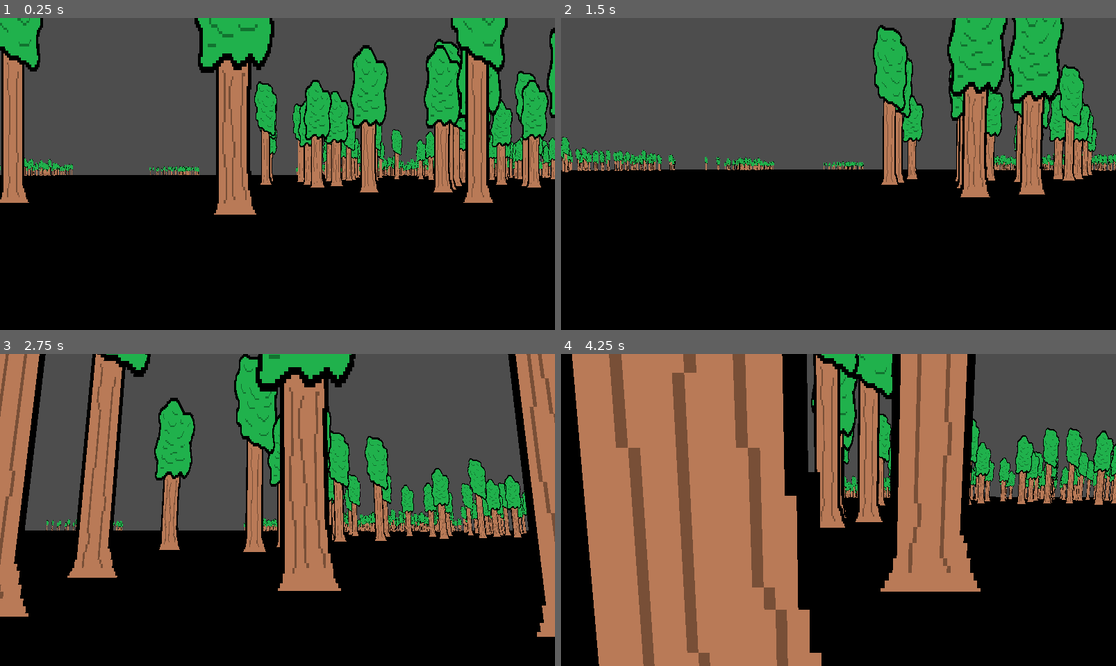
Above: before the commit, frames 1-4 (two rows, left to right).
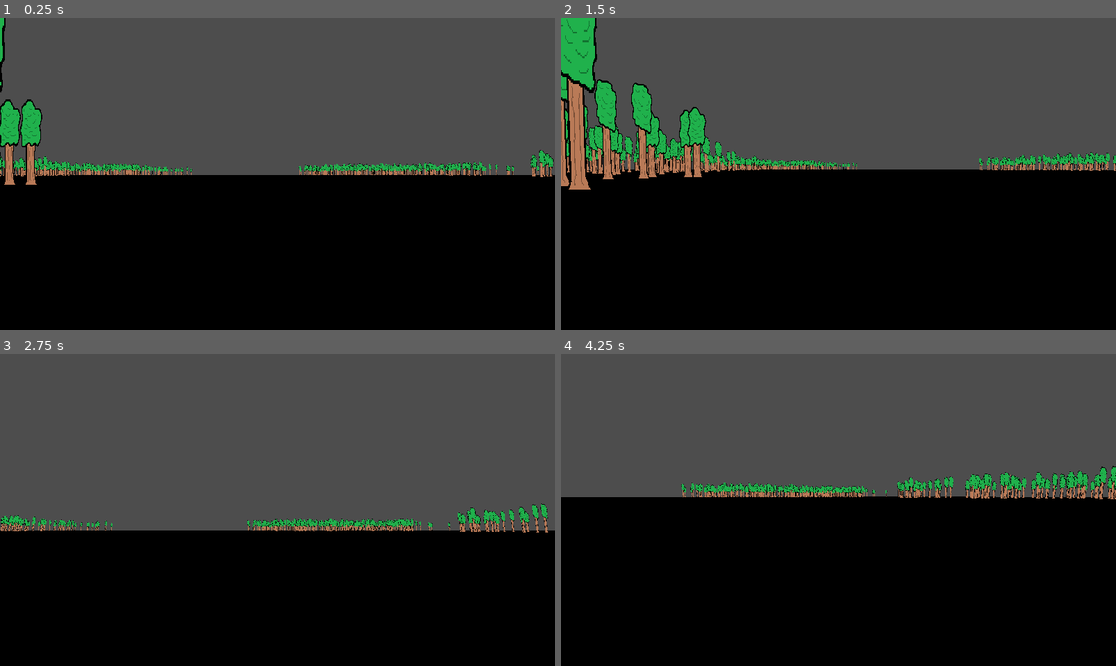
Above: after the commit, the same moments.

Repository: willwill510/antfoot
Game: Godot game, scene res://world.tscn
Same seed, same stepped clock (60 frames per second), same inputs: the game is played once before the commit and once after it. The engine's default icon, where the game draws it, is replaced by a stand-in: a white triangle on a blue panel in a dark square.
Inputs (mouse positions are in pixels of both pictures, inside the frame that each line leads up to):
- Up to frame 1 (0.25 s): no input
- Up to frame 2 (1.5 s): tap Enter (ui_accept) at 0.5, 0.77 s; move the mouse to (866, 174) at 0.52 s; hold E (use) 0.53-1.28 s; hold W (move_forward) from 0.53 s (still down); move the mouse to (810, 174) at 1.27 s; tap E (use) at 1.35 s
- Up to frame 3 (2.75 s): keep holding W (move_forward); tap Enter (ui_accept) at 1.52 s; move the mouse to (288, 503) at 2.02 s; hold E (use) from 2.03 s (still down)
- Up to frame 4 (4.25 s): keep holding W (move_forward); move the mouse to (832, 516) at 2.77 s; release E (use) at 2.78 s; tap E (use) at 2.85 s; tap Enter (ui_accept) at 3.02, 3.77 s; move the mouse to (877, 513) at 3.52 s; hold E (use) from 3.53 s (still down)

The runs differ from the first frame. In frame 1, 26% of the frame differs, in the area x 0-100%, y 0-64%; in frame 2, 22%; in frame 3, 33%; in frame 4, 62%, in the area x 0-100%, y 0-100%.
Error in both runs: Attempt to call function 'get_collider' in base 'null instance' on a null instance. (res://player.gd:70)

Commit message:
Started work on watchtower generation

Diff:
--- a/world.gd
+++ b/world.gd
@@ -3,6 +3,8 @@
 const WIDTH = 256
 const LENGTH = 256
 const PLAYER_SPAWN = Vector3i(0, 0, 0)
+
+const WATCHTOWER_DISTANCE_MIN = ((WIDTH + LENGTH) / 2) / 4
 
 const TREE_SPRITE_SCALE = Vector3(2, 4, 2)
 const GRASS_SPRITE_SCALE = Vector3(1, 1, 1)
@@ -47,17 +49,42 @@
 
 ]
 
-func get_imagetexture(path: String) -> ImageTexture:
+func center_position(coordinate) -> Vector3:
+	return Vector3(coordinate.x - WIDTH / 2, 0, coordinate.z - LENGTH / 2)
+
+func get_dist_between(a, b) -> float:
+	return sqrt((b.x - a.x)**2 + (b.y - a.y)**2)
+
+func get_imagetexture(path) -> ImageTexture:
 	return ImageTexture.create_from_image(Image.load_from_file(path))
 
 func _ready() -> void:
 	var noise = FastNoiseLite.new()
 	noise.seed = randi()
 
+	var watchtower_first = center_position(Vector3(randi_range(0, WIDTH), 0, randi_range(0, LENGTH)))
+	var watchtower_second
+	var watchtower_third
+
+	while watchtower_second == null:
+		var random_position = center_position(Vector3(randi_range(0, WIDTH), 0, randi_range(0, LENGTH)))
+
+		if get_dist_between(watchtower_first, random_position) > WATCHTOWER_DISTANCE_MIN:
+			watchtower_second = random_position
+
+	while watchtower_third == null:
+		var random_position = center_position(Vector3(randi_range(0, WIDTH), 0, randi_range(0, LENGTH)))
+
+		if get_dist_between(watchtower_first, random_position) > WATCHTOWER_DISTANCE_MIN and \
+			get_dist_between(watchtower_second, random_position) > WATCHTOWER_DISTANCE_MIN:
+			watchtower_third = random_position
+
+	print(watchtower_first, watchtower_second, watchtower_third)
+
 	for x in range(WIDTH):
 		for z in range(LENGTH):
-			var position = Vector3(x - WIDTH / 2, 0, z - LENGTH / 2)
-			var tile_noise = noise.get_noise_2d(x, z)
+			var position = center_position(Vector3(x, 0, z))
+			var tile_noise = noise.get_noise_2d(position.x, position.z)
 
 			if grass_noise_condition.call(tile_noise):
 				grid_map.set_cell_item(position, 0)
Not shown: 10 places in tiles.tres that only renumber resources
